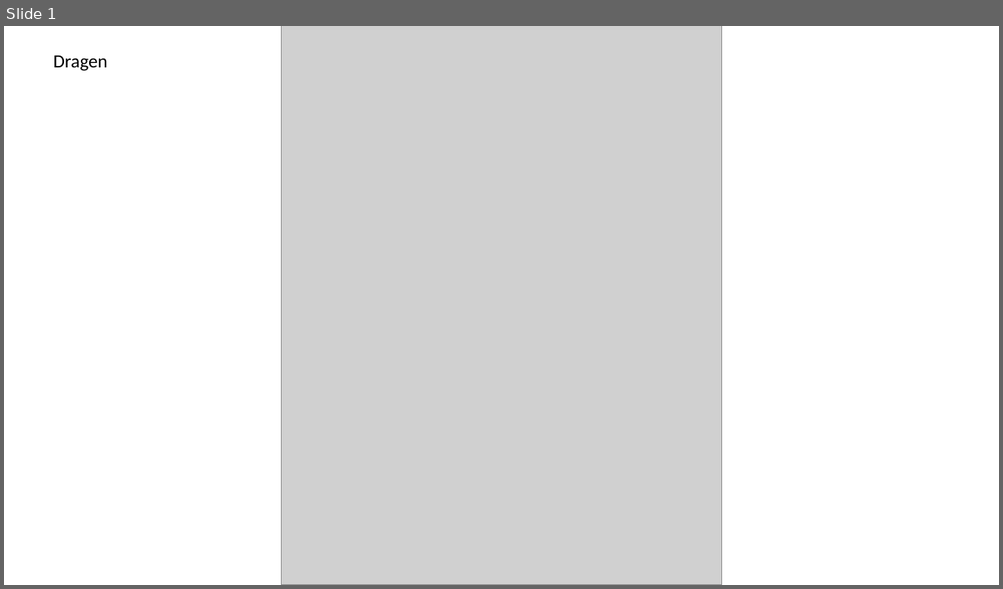
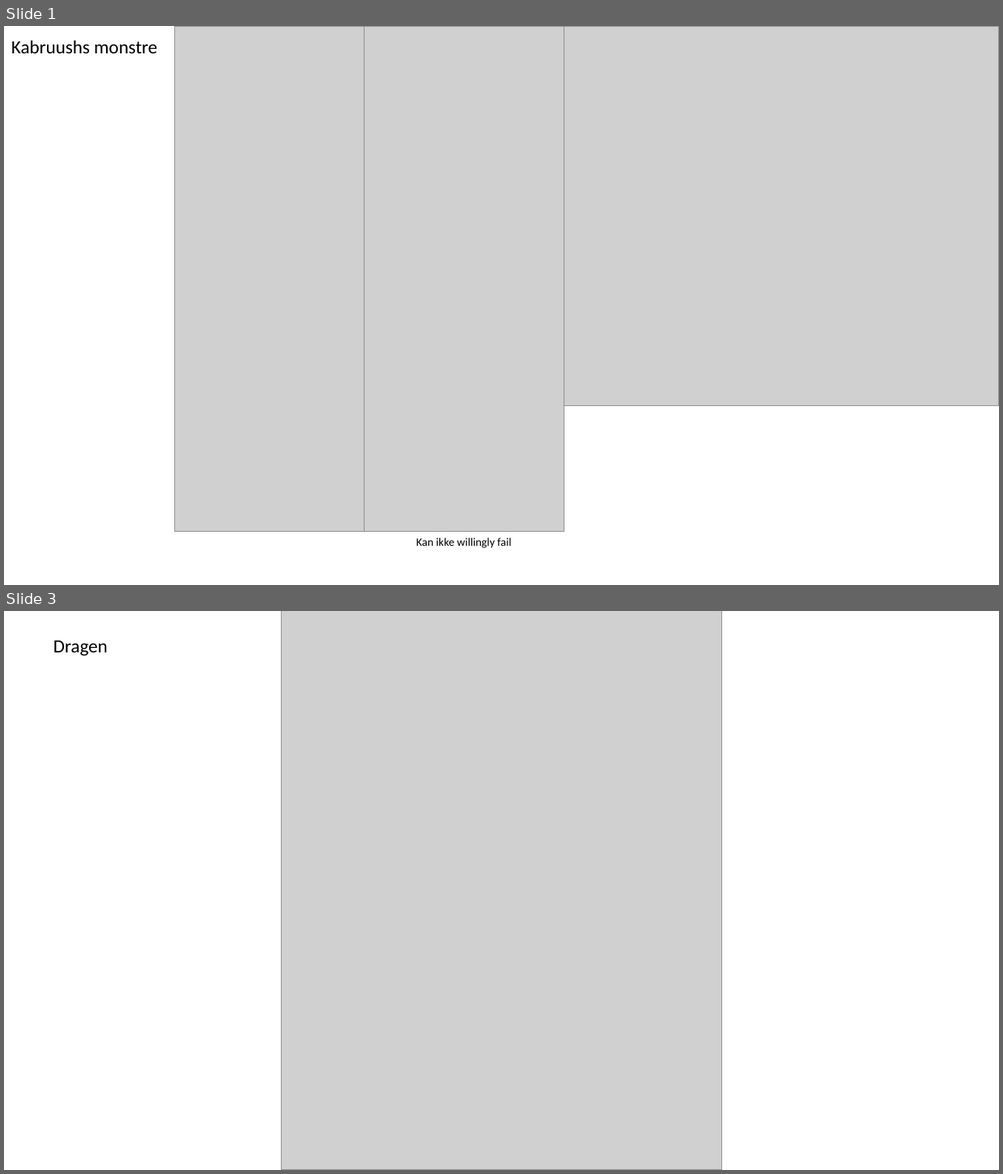
Before and after one commit to 2BeAsh/DnD_notes, a slide deck: Terra Aurum/Store Lokationer/Bundne Bibliotek (Sølvdrage)/Stat Blocks.pptx. Shown one above the other, each under a label of ours: slide 1 before the commit, slides 1 and 3 after it; the slides between them are not shown. The pictures are 1003x589 and 1003x1174 pixels, drawn with LibreOffice and Linux fonts; fonts in the diff are those of the drawing; grey boxes stand for pictures. Boxes give left, top, right and bottom in pixels: in the first picture for what was removed or moved away, otherwise in the second. Text is boxed around its words. In the diff, an @@ line names an element or a change of style, - is before the commit and + after.

```diff
--- a/Terra Aurum/Store Lokationer/Bundne Bibliotek (Sølvdrage)/Stat Blocks.pptx
+++ b/Terra Aurum/Store Lokationer/Bundne Bibliotek (Sølvdrage)/Stat Blocks.pptx
@@ slide 1 added at (x1=4, y1=26, x2=999, y2=585), background #FFFFFF @@
@@ text added at (x1=11, y1=40, x2=158, y2=54), 18 pt, text #000000 @@
+Kabruushs monstre
@@ picture added at (x1=174, y1=26, x2=364, y2=532) @@
@@ picture added at (x1=364, y1=26, x2=563, y2=532) @@
@@ picture added at (x1=563, y1=26, x2=999, y2=406) @@
@@ text added at (x1=416, y1=538, x2=511, y2=548), 11 pt, text #000000 @@
+Kan ikke willingly fail
@@ what was slide 1 is now slide 3 @@
```
Also in this commit, not shown: 3 other slides added, 2 other files.
